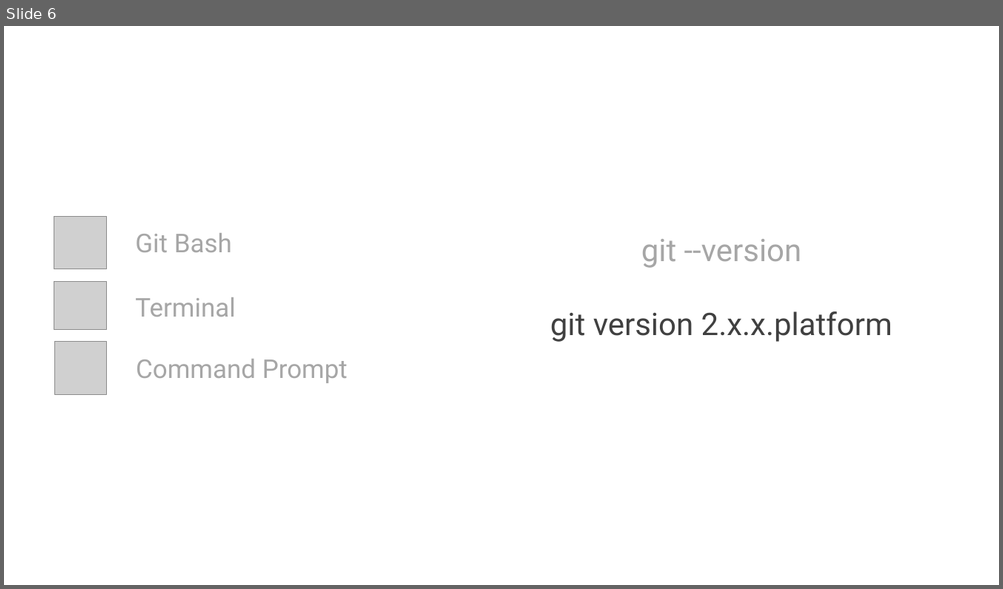
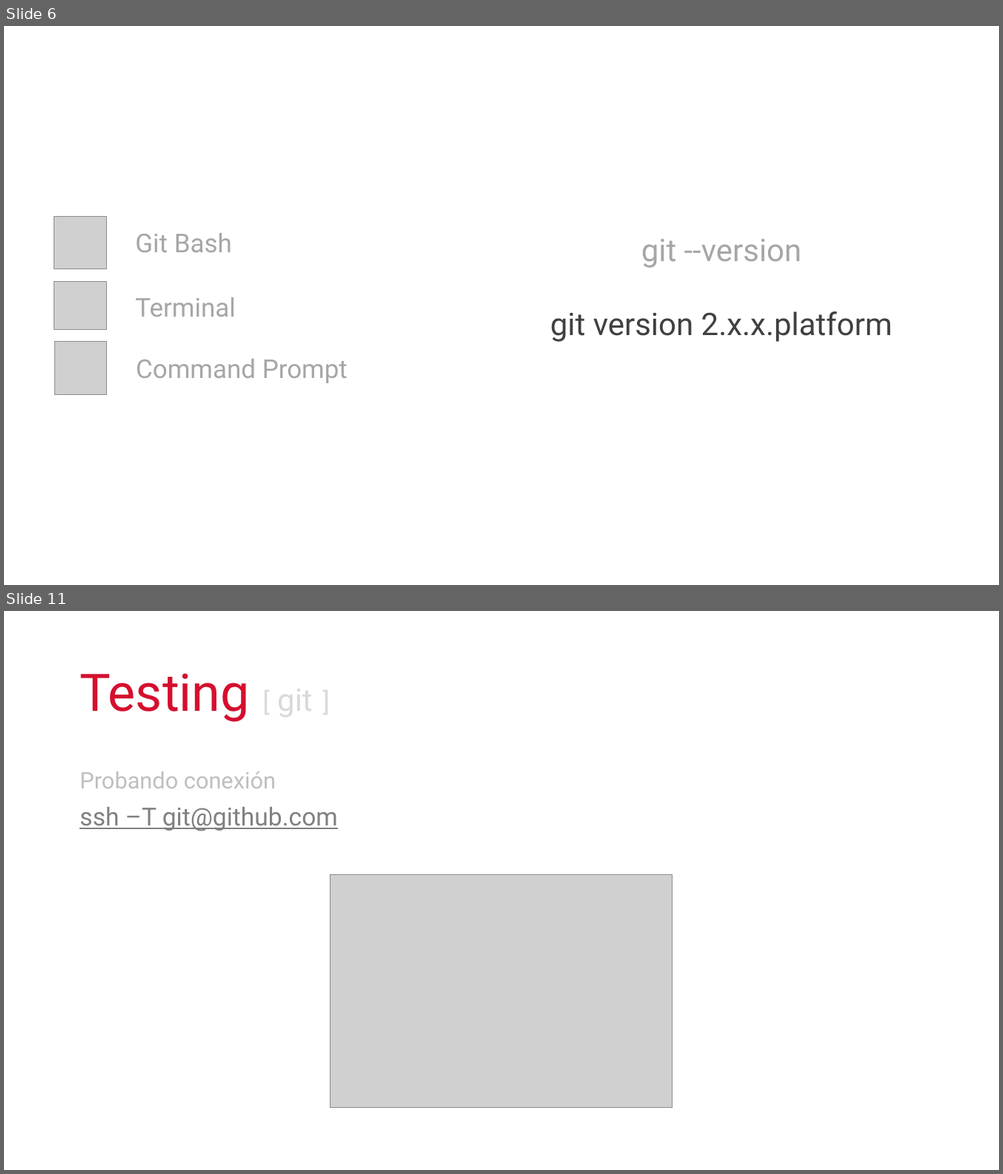
Before and after one commit to cimadev/PlaticasTalleres, a slide deck: 2017/dec_7_Git_GitHub_WorkShop/DGO.pptx. Shown one above the other, each under a label of ours: slide 6 before the commit, slides 6 and 11 after it; the slides between them are not shown. The pictures are 1003x589 and 1003x1174 pixels, drawn with LibreOffice and Linux fonts; fonts in the diff are those of the drawing; grey boxes stand for pictures. Boxes give left, top, right and bottom in pixels: in the first picture for what was removed or moved away, otherwise in the second. Text is boxed around its words. In the diff, an @@ line names an element or a change of style, - is before the commit and + after.

```diff
--- a/2017/dec_7_Git_GitHub_WorkShop/DGO.pptx
+++ b/2017/dec_7_Git_GitHub_WorkShop/DGO.pptx
@@ slide 11 added at (x1=4, y1=611, x2=999, y2=1170), background #FFFFFF @@
@@ title added at (x1=79, y1=673, x2=312, y2=722), 50 pt, text #D50F2E @@
+Testing [ git ]
@@ text added at (x1=79, y1=772, x2=338, y2=832), 24 pt, text #808080, underline @@
+Probando conexión
+ssh –T git@github.com
@@ picture added at (x1=331, y1=875, x2=672, y2=1108) @@
```
Also in this commit, not shown: 6 slides changed, 4 other slides added, 7 other files.
